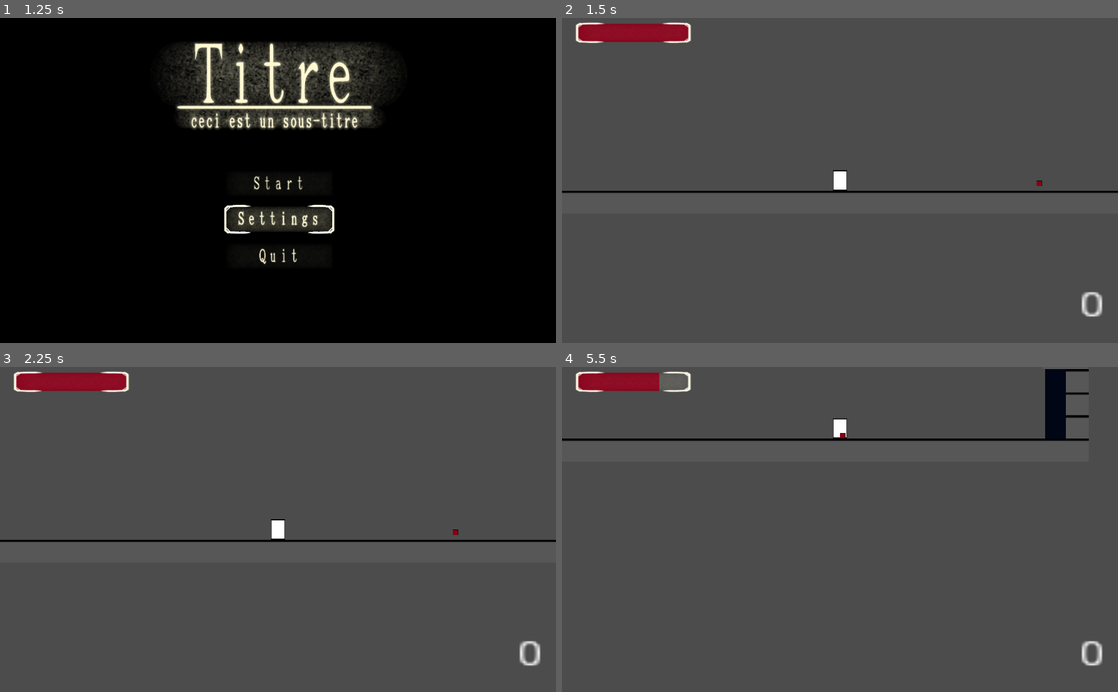
Above: before the commit, frames 1-4 (two rows, left to right).
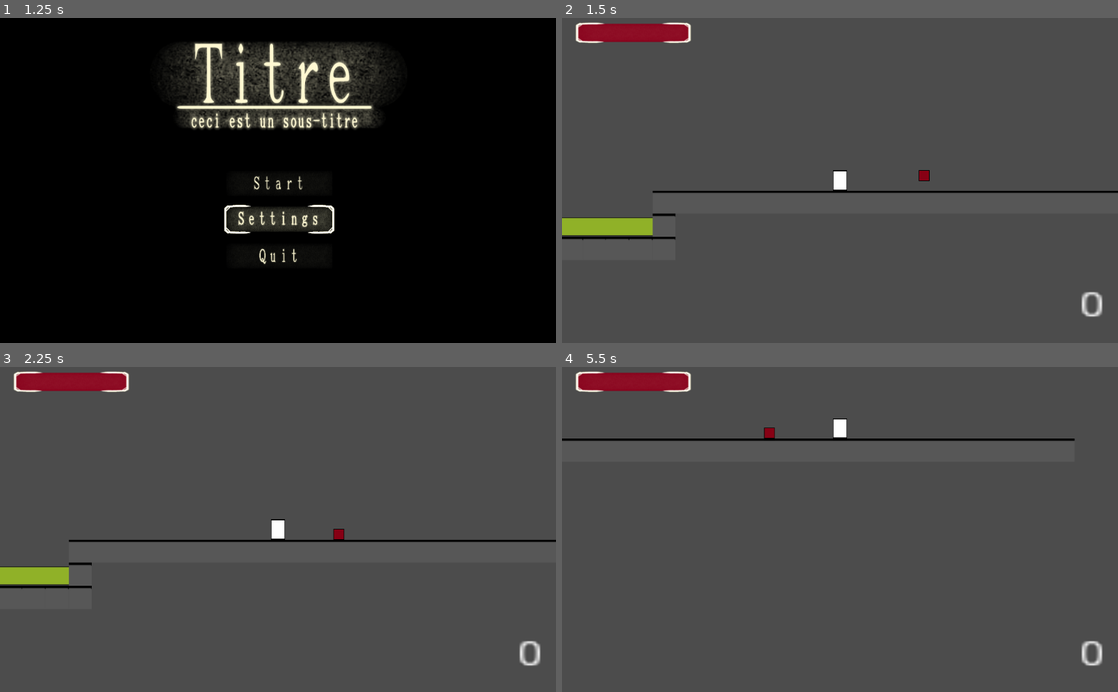
Above: after the commit, the same moments.

Repository: V-o-x-a-r-y/Aizan
Game: Godot game, scene res://assets/BasePlateScenes/SceneSwitcher.tscn
Same seed, same stepped clock (60 frames per second), same inputs: the game is played once before the commit and once after it. Before the commit the project starts from res://assets/BasePlateScenes/main_menu.tscn.
Inputs (mouse positions are in pixels of both pictures, inside the frame that each line leads up to):
- Up to frame 1 (1.25 s): click (283, 219) at 0.5 s
- Up to frame 2 (1.5 s): click (845, 183) at 1.25 s
- Up to frame 3 (2.25 s): tap Enter at 2 s; hold Right (move_right) from 2.03 s (still down); hold Shift (run) from 2.03 s (still down); tap F (attack) at 2.1 s
- Up to frame 4 (5.5 s): tap Up (jump) at 2.27, 3.02, 4.52, 5.27 s; release Shift (run) at 2.78 s; tap Shift (run) at 2.85, 4.55 s; tap E (interact, bound only after the commit) at 3.05, 3.6, 5.3 s; release Right (move_right) at 3.53 s; hold Left (move_left) 3.53-4.28 s; tap F (attack) at 3.8, 4.35 s; hold Right (move_right) from 4.28 s (still down); hold Down (camera_down) from 5.03 s (still down)

Frame 1 is identical in both runs. In frame 2, 1.3% of the frame differs, in the area x 0-87%, y 46-69%; in frame 3, 1.0%; in frame 4, 1.3%.

Commit message:
Alpha 1.5

Diff:
--- a/assets/BasePlateScenes/BaseEnemyScript.gd
+++ b/assets/BasePlateScenes/BaseEnemyScript.gd
@@ -67,7 +67,7 @@
 				print("error in attack")
 		add_child(hit1)
 		var timer = Timer.new() # used to remove the attack hitboxes after a lil' time.
-		timer.wait_time = 0.2
+		timer.wait_time = 0.1
 		timer.one_shot = true
 		timer.connect("timeout", self, "_on_hit1_timeout", [hit1])
 		add_child(timer)
--- a/assets/BasePlateScenes/BasePlate.tscn
+++ b/assets/BasePlateScenes/BasePlate.tscn
@@ -2,33 +2,28 @@
 
 [ext_resource path="res://assets/BasePlateScenes/BasePlateTileset.tscn" type="PackedScene" id=1]
 [ext_resource path="res://assets/BasePlateScenes/Player.tscn" type="PackedScene" id=2]
-[ext_resource path="res://assets/BasePlateScenes/BaseplateRoom2.tscn" type="PackedScene" id=3]
-[ext_resource path="res://assets/BasePlateScenes/door.tscn" type="PackedScene" id=5]
+[ext_resource path="res://assets/BasePlateScenes/poisonWater.tscn" type="PackedScene" id=3]
+[ext_resource path="res://assets/BasePlateScenes/levelChanger.gd" type="Script" id=4]
 [ext_resource path="res://assets/BasePlateScenes/enemy1.tscn" type="PackedScene" id=6]
 
 [node name="baseplateLevel" type="Node2D"]
-position = Vector2( 2, 0 )
+position = Vector2( 3, 0 )
+script = ExtResource( 4 )
+enemyList = [ "Enemy" ]
+zoneList = [ "zonePoison" ]
+
+[node name="zonePoison" parent="." instance=ExtResource( 3 )]
+position = Vector2( 78, 562 )
+scale = Vector2( 2.66909, 0.26063 )
+effectProperties = [ "poison", 5, 1 ]
 
 [node name="Player" parent="." instance=ExtResource( 2 )]
 position = Vector2( 451, 494 )
 
 [node name="BasePlate" parent="." groups=["wall"] instance=ExtResource( 1 )]
-tile_data = PoolIntArray( 786432, 4, 0, 786462, 1, 0, 786463, 4, 0, 851968, 4, 0, 851999, 4, 0, 917504, 4, 0, 917535, 4, 0, 983040, 4, 0, 983071, 4, 0, 1048576, 4, 0, 1048577, 4, 0, 1048578, 4, 0, 1048579, 4, 0, 1048580, 4, 0, 1048581, 4, 0, 1048582, 4, 0, 1048583, 4, 0, 1048584, 4, 0, 1048585, 4, 0, 1048586, 4, 0, 1048587, 4, 0, 1048588, 4, 0, 1048589, 4, 0, 1048590, 4, 0, 1048591, 4, 0, 1048592, 4, 0, 1048593, 4, 0, 1048594, 4, 0, 1048595, 4, 0, 1048596, 4, 0, 1048597, 4, 0, 1048598, 4, 0, 1048599, 4, 0, 1048600, 4, 0, 1048601, 4, 0, 1048602, 4, 0, 1048603, 4, 0, 1048604, 4, 0, 1048605, 4, 0, 1048606, 4, 0, 1048607, 4, 0 )
+tile_data = PoolIntArray( 786429, 1, 0, 851965, 1, 0, 917501, 1, 0, 983037, 1, 0, 1048573, 1, 0, 1114109, 1, 0, 1114110, 1, 0, 1048582, 4, 0, 1048583, 4, 0, 1048584, 4, 0, 1048585, 4, 0, 1048586, 4, 0, 1048587, 4, 0, 1048588, 4, 0, 1048589, 4, 0, 1048590, 4, 0, 1048591, 4, 0, 1048592, 4, 0, 1048593, 4, 0, 1048594, 4, 0, 1048595, 4, 0, 1048596, 4, 0, 1048597, 4, 0, 1048598, 4, 0, 1048599, 4, 0, 1048600, 4, 0, 1048601, 4, 0, 1048602, 4, 0, 1048603, 4, 0, 1048604, 4, 0, 1048605, 4, 0, 1048606, 4, 0, 1048607, 4, 0, 1179646, 1, 0, 1114118, 1, 0, 1245182, 1, 0, 1245183, 1, 0, 1179648, 1, 0, 1179649, 1, 0, 1179650, 1, 0, 1179651, 1, 0, 1179652, 1, 0, 1179653, 1, 0, 1179654, 1, 0 )
 
-[node name="Door" parent="." instance=ExtResource( 5 )]
-position = Vector2( 979, 465 )
-scale = Vector2( 0.300543, 0.530974 )
-z_index = -1
-
-[node name="Area2D" parent="Door" index="0"]
-target_scene = ExtResource( 3 )
-
-[node name="Enemy3" parent="." instance=ExtResource( 6 )]
-position = Vector2( 726, 502 )
-scale = Vector2( 0.25, 0.25 )
-
-[connection signal="damagePlayer" from="Enemy3/Enemy" to="Player/KinematicBody2D" method="_on_damagePlayer"]
+[node name="Enemy" parent="." instance=ExtResource( 6 )]
+position = Vector2( 567, 491 )
 
 [editable path="Player"]
-[editable path="Door"]
-[editable path="Enemy3"]
--- a/MainMenu.gd
+++ b/assets/BasePlateScenes/MainMenu.gd
@@ -1,7 +1,8 @@
 extends Control
 
-#signal level_changed(level_name)
-#export (String) var level_name = "level"
+signal level_changed(level_name)
+export (String) var level_name = "level"
+var doorPos="null"
 
 func _ready(): # the $ is equivalent to get_node(), I just remembered that when looking up smthn' but I'm too lazy to go use it everywhere, gl Isaac, rewriting is your job not mine. Damn that's a long comment.
 # warning-ignore:return_value_discarded
@@ -12,14 +13,12 @@
 	$QuitButton.connect("pressed", self, "_on_quitbutton_pressed")
 
 func _on_playbutton_pressed():
-	#emit_signal("level_changed",level_name)
+	emit_signal("level_changed",level_name, doorPos)
+	print(self)
 # warning-ignore:return_value_discarded
-	$sound_select.play()
-	get_tree().change_scene("res://assets/BasePlateScenes/BasePlate.tscn")
 
 func _on_settingsbutton_pressed():
-	$sound_select.play()
+	pass
 
 func _on_quitbutton_pressed():
 	get_tree().quit()
-	$sound_select.play()
--- a/assets/BasePlateScenes/Player.gd
+++ b/assets/BasePlateScenes/Player.gd
@@ -4,12 +4,15 @@
 signal health_changed(amount)
 signal score_changed(amount)
 
+#inventory
+var inventory : Array = []
 # stats
-var health : int = 3
+var health : int = 10
 var score: int = 0
 var attackCooldown : int = 0.1
 var attackDamage : int = 1
 var knockbackMultiplier : int = 1
+var poisonResistance : int = 0
 # those are for 'Movement'
 var speed : int = 100
 var jumpForce : int = 400
@@ -26,13 +29,27 @@
 onready var cameraInitPos = camera.position
 onready var lowCameraPos = cameraInitPos.y + 200
 
+#other
+var poisontimer
+
 func _ready():
 	# Initialize the attack cooldown timer
 	attackCooldownTimer = Timer.new()
 	attackCooldownTimer.one_shot = true
+	poisontimer = Timer.new()
+	poisontimer.one_shot = true
+	add_child(poisontimer)
 # warning-ignore:return_value_discarded
 	attackCooldownTimer.connect("timeout", self, "_on_attack_cooldown_timeout")
 	add_child(attackCooldownTimer)
+
+	#get all items in the scene
+	for i in get_parent().get_parent().itemList:
+		get_parent().get_parent().get_node(i).connect("itemPickup",self,"_on_itemPickup")
+	for i in get_parent().get_parent().enemyList:
+		get_parent().get_parent().get_node(i).get_node("Enemy").connect("damagePlayer",self,"_on_damagePlayer")
+	for i in get_parent().get_parent().zoneList:
+		get_parent().get_parent().get_node(i).connect("applyEffect",self,"_on_applyEffect")
 
 func _physics_process(delta):
 	if health<=0:
@@ -145,3 +162,23 @@
 	health-=amount
 	emit_signal("health_changed", health)
 	knockbackFromDamage(knockbackMultiplier, direction)
+
+func _on_itemPickup(ID):
+	inventory.append(ID)
+	print(inventory)
+
+func poison(duration, strenght):
+	for i in range(duration):
+		health-=(strenght-(0.1*poisonResistance))
+		emit_signal("health_changed", health)
+		poisontimer.start(0.5)
+		yield(poisontimer, "timeout")
+
+func _on_applyEffect(type,duration,strenght):
+	match type:
+		"poison":
+			poison(duration,strenght)
+		"fire":
+			pass
+		"radiation":
+			pass
--- a/assets/BasePlateScenes/SceneSwitcher.gd
+++ b/assets/BasePlateScenes/SceneSwitcher.gd
@@ -1,28 +1,27 @@
 extends Node
 
-var next_level = null
-
-onready var current_level = $main_menu
+onready var  current_level = $main_menu
 
 func _ready():
 	current_level.connect("level_changed", self, "_on_level_changed")
 
-func _on_level_changed(current_level_name: String):
+func _on_level_changed(current_level_name: String, doorPos):
+	var next_level
 	var next_level_name: String
 
 	match current_level_name:
-		"main_menu":
+		"backTomenu":
+			next_level_name = "main_menu"
+		"mainmenu":
 			next_level_name = "BasePlate"
-		"BasePlate":
-			next_level_name = "Grass"
+			print("bye")
+		"baseplate.A1":
+			next_level_name = "BaseplateRoom2"
 		_:
 			return
 
-	next_level = load("res://" + next_level_name + ".tscn").instance()
-	next_level.layer = -1
-	add_child(next_level)
-	current_level.cleanup()
-	current_level = next_level
-	current_level.layer = 1
-	next_level = null
-	next_level.connect("level_changed", self, "handle_level_changed")
+	next_level = load("res://assets//BasePlateScenes//"+next_level_name+".tscn").instance()
+	call_deferred("add_child",next_level)
+	next_level.connect("level_changed",self,"_on_level_changed")
+	current_level.queue_free()
+	current_level=next_level
--- a/assets/BasePlateScenes/deathScreen.gd
+++ b/assets/BasePlateScenes/deathScreen.gd
@@ -1,11 +1,10 @@
 extends Control
 
+signal menubuttonclicked(level_name, doorPos)
+
 func _ready():
-	$restartButton.connect("pressed", self, "_on_restartbutton_pressed")
 	$menuButton.connect("pressed", self, "_on_menubutton_pressed")
 
-func _on_restartbutton_pressed():
-	get_tree().reload_current_scene() # change that later?
-
 func _on_menubutton_pressed():
-	get_tree().change_scene("res://assets/BasePlateScenes/main_menu.tscn")
+	var doorPos="null"
+	emit_signal("menubuttonclicked","backTomenu", doorPos)
--- a/assets/BasePlateScenes/deathScreen.tscn
+++ b/assets/BasePlateScenes/deathScreen.tscn
@@ -14,13 +14,6 @@
 margin_bottom = 83.0
 text = "YOU DIED"
 
-[node name="restartButton" type="Button" parent="."]
-margin_left = 170.0
-margin_top = 101.0
-margin_right = 282.0
-margin_bottom = 121.0
-text = "RESTART"
-
 [node name="menuButton" type="Button" parent="."]
 margin_left = 170.0
 margin_top = 133.0
--- a/assets/BasePlateScenes/doorScript.gd
+++ b/assets/BasePlateScenes/doorScript.gd
@@ -1,13 +1,13 @@
 extends Area2D
 
-export(PackedScene) var target_scene
+export(String) var level_name
 var playerScript
+signal playerContact(level_name,doorPos)
+
 func _ready():
 	playerScript = get_parent().get_parent().get_node("Player/KinematicBody2D")
 	self.connect("body_entered", self, "_on_door_body_entered")
 
 func _on_door_body_entered(body):
 	if body == playerScript:
-		var ERR = get_tree().change_scene_to(target_scene)
-		if ERR != OK:
-			print("smthn went wrong w/ that door.")
+		emit_signal("playerContact",level_name,"right")
--- /dev/null
+++ b/assets/BasePlateScenes/effectZone.gd
@@ -0,0 +1,18 @@
+extends Node2D
+
+var playerScript
+
+signal applyEffect(effectType,effectDuration,effectStrenght)
+
+export (Array) var effectProperties
+#effectType = effectProperties[0] # poison, fire, radiation...
+#effectDuration = effectProperties[1] # in seconds
+#effectStrenght = effectProperties[2] # multiplier for effect damage and such
+
+func _ready():
+	playerScript = get_parent().get_node("Player/KinematicBody2D")
+	$Area2D.connect("body_entered", self, "_on_Area2D_body_entered")
+
+func _on_Area2D_body_entered(body):
+	if body == playerScript:
+		emit_signal("applyEffect",effectProperties[0],effectProperties[1],effectProperties[2])
--- /dev/null
+++ b/assets/BasePlateScenes/item0.tscn
@@ -0,0 +1,25 @@
+[gd_scene load_steps=5 format=2]
+
+[ext_resource path="res://assets/BasePlateScenes/itemScript.gd" type="Script" id=1]
+[ext_resource path="res://assets/BasePlateScenes/itemSprites/scrapMetal.png" type="Texture" id=2]
+[ext_resource path="res://assets/BasePlateScenes/UI_sprites/interactIcon.png" type="Texture" id=3]
+
+[sub_resource type="CircleShape2D" id=1]
+radius = 319.263
+
+[node name="item0" type="Node2D"]
+script = ExtResource( 1 )
+
+[node name="Area2D" type="Area2D" parent="."]
+
+[node name="CollisionShape2D" type="CollisionShape2D" parent="Area2D"]
+shape = SubResource( 1 )
+
+[node name="Sprite" type="Sprite" parent="Area2D"]
+texture = ExtResource( 2 )
+
+[node name="interactIcon" type="Sprite" parent="."]
+visible = false
+position = Vector2( -1, -331 )
+scale = Vector2( 4.17188, 4.17188 )
+texture = ExtResource( 3 )
--- /dev/null
+++ b/assets/BasePlateScenes/itemScript.gd
@@ -0,0 +1,30 @@
+extends Node2D
+
+signal itemPickup(ID)
+export (String) var ID = "item"
+
+onready var pickupZone = $Area2D
+onready var interactIcon = $interactIcon
+var playerScript
+var pickable = false
+
+func _ready():
+	playerScript = get_parent().get_node("Player/KinematicBody2D")
+	pickupZone.connect("body_entered",self,"_on_Area2D_body_entered")
+	pickupZone.connect("body_exited",self,"_on_Area2D_body_exited")
+
+func _on_Area2D_body_entered(body):
+	if body==playerScript:
+		interactIcon.visible=true
+		pickable=true
+
+func _on_Area2D_body_exited(body):
+	if body==playerScript:
+		interactIcon.visible=false
+		pickable=false
+
+func _process(delta):
+	if pickable==true:
+		if Input.is_action_just_pressed("interact"):
+					emit_signal("itemPickup", ID)
+					self.queue_free()
--- /dev/null
+++ b/assets/BasePlateScenes/levelChanger.gd
@@ -0,0 +1,21 @@
+extends Node2D
+
+signal level_changed(level_name)
+var playerScript
+
+export (Array) var doorList
+export (Array) var itemList
+export (Array) var enemyList
+export (Array) var zoneList # zone are Areas that give the player Effects, like poison or fire.
+
+func _ready():
+	if len(doorList)!=null:
+		for i in doorList:
+			get_node(i).get_node("Area2D").connect("playerContact",self,"_on_playerContact")
+		$Player/KinematicBody2D/Camera2D/pauseMenu.connect("menubuttonclicked",self,"_on_menubuttonclicked")
+		$Player/KinematicBody2D/Camera2D/deathScreen.connect("menubuttonclicked",self,"_on_menubuttonclicked")
+
+func _on_playerContact(level_name, doorPos):
+	emit_signal("level_changed",level_name, doorPos)
+func _on_menubuttonclicked(level_name, doorPos):
+	emit_signal("level_changed",level_name, doorPos)
--- a/assets/BasePlateScenes/main_menu.tscn
+++ b/assets/BasePlateScenes/main_menu.tscn
@@ -1,6 +1,6 @@
 [gd_scene load_steps=11 format=2]
 
-[ext_resource path="res://MainMenu.gd" type="Script" id=1]
+[ext_resource path="res://assets/BasePlateScenes/MainMenu.gd" type="Script" id=1]
 [ext_resource path="res://assets/BasePlateScenes/UI_sprites/UI_settings.png" type="Texture" id=2]
 [ext_resource path="res://assets/BasePlateScenes/UI_sprites/UI_settings_select.png" type="Texture" id=3]
 [ext_resource path="res://assets/BasePlateScenes/UI_sprites/UI_start.png" type="Texture" id=4]
@@ -18,6 +18,7 @@
 margin_bottom = 2.0
 rect_pivot_offset = Vector2( -716, -128 )
 script = ExtResource( 1 )
+level_name = "mainmenu"
 
 [node name="PlayButton" type="TextureButton" parent="."]
 margin_left = 389.0
--- a/assets/BasePlateScenes/pauseMenu.gd
+++ b/assets/BasePlateScenes/pauseMenu.gd
@@ -1,4 +1,6 @@
 extends Control
+
+signal menubuttonclicked(level_name, doorPos)
 
 func _ready():
 	$continueButton.connect("pressed", self, "_on_continuebutton_pressed")
@@ -16,4 +18,5 @@
 func _on_settingsbutton_pressed():
 	pass
 func _on_menubutton_pressed():
-	get_tree().change_scene("res://assets/BasePlateScenes/main_menu.tscn")
+	var doorPos="null"
+	emit_signal("menubuttonclicked","backTomenu", doorPos)
--- a/assets/BasePlateScenes/playerHUD.tscn
+++ b/assets/BasePlateScenes/playerHUD.tscn
@@ -33,7 +33,7 @@
 [node name="PlayerHealth" type="TextureProgress" parent="."]
 margin_right = 40.0
 margin_bottom = 40.0
-max_value = 3.0
+max_value = 10.0
 texture_under = ExtResource( 3 )
 texture_over = ExtResource( 3 )
 texture_progress = ExtResource( 2 )
--- /dev/null
+++ b/assets/BasePlateScenes/poisonWater.tscn
@@ -0,0 +1,20 @@
+[gd_scene load_steps=4 format=2]
+
+[ext_resource path="res://assets/BasePlateScenes/BasePlateSprites/lime_box.png" type="Texture" id=1]
+[ext_resource path="res://assets/BasePlateScenes/effectZone.gd" type="Script" id=2]
+
+[sub_resource type="RectangleShape2D" id=1]
+extents = Vector2( 50, 50 )
+
+[node name="Poison" type="Node2D"]
+script = ExtResource( 2 )
+effectProperties = [ "poison", "1", "1" ]
+
+[node name="Area2D" type="Area2D" parent="."]
+
+[node name="CollisionShape2D" type="CollisionShape2D" parent="Area2D"]
+shape = SubResource( 1 )
+
+[node name="WILL BE REMOVED" type="Sprite" parent="Area2D"]
+modulate = Color( 1, 1, 1, 0.568627 )
+texture = ExtResource( 1 )
--- a/project.godot
+++ b/project.godot
@@ -11,7 +11,7 @@
 [application]
 
 config/name="GameProject"
-run/main_scene="res://assets/BasePlateScenes/main_menu.tscn"
+run/main_scene="res://assets/BasePlateScenes/SceneSwitcher.tscn"
 config/icon="res://icon.png"
 
 [gui]
@@ -55,6 +55,11 @@
 "events": [ Object(InputEventKey,"resource_local_to_scene":false,"resource_name":"","device":0,"alt":false,"shift":false,"control":false,"meta":false,"command":false,"pressed":false,"scancode":16777217,"physical_scancode":0,"unicode":0,"echo":false,"script":null)
  ]
 }
+interact={
+"deadzone": 0.5,
+"events": [ Object(InputEventKey,"resource_local_to_scene":false,"resource_name":"","device":0,"alt":false,"shift":false,"control":false,"meta":false,"command":false,"pressed":false,"scancode":69,"physical_scancode":0,"unicode":0,"echo":false,"script":null)
+ ]
+}
 
 [layer_names]
 
Binary file added: assets/BasePlateScenes/UI_sprites/interactIcon.png
Not shown, added: assets/BasePlateScenes/UI_sprites/interactIcon.png.import
Binary file added: assets/BasePlateScenes/itemSprites/scrapMetal.png
Not shown, added: assets/BasePlateScenes/itemSprites/scrapMetal.png.import
